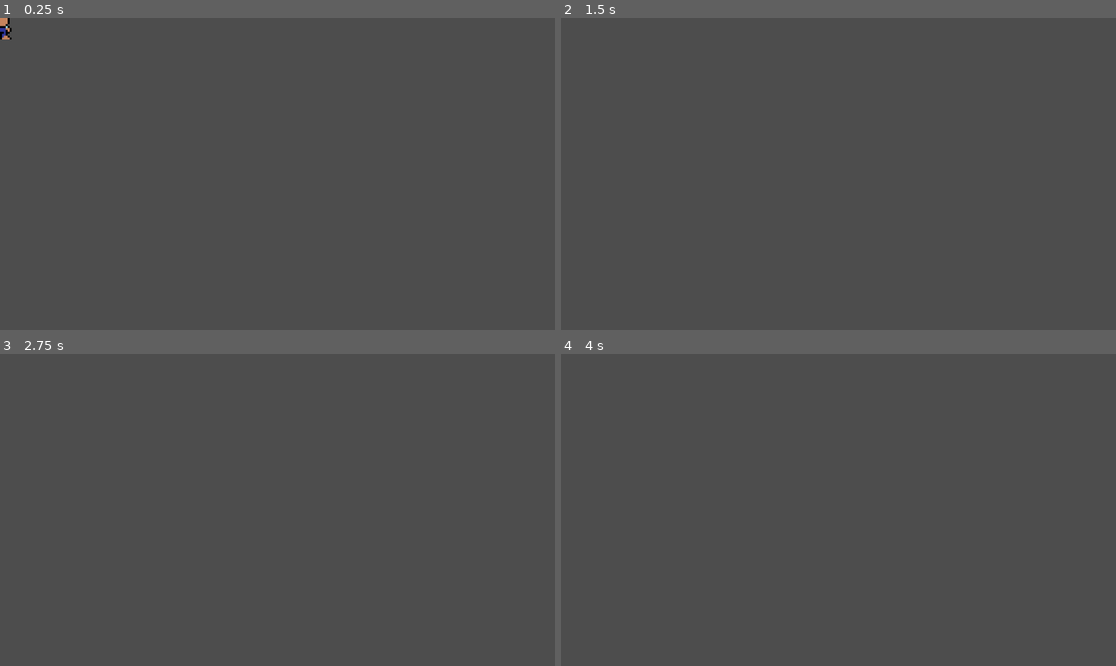
Above: before the commit, frames 1-4 (two rows, left to right).
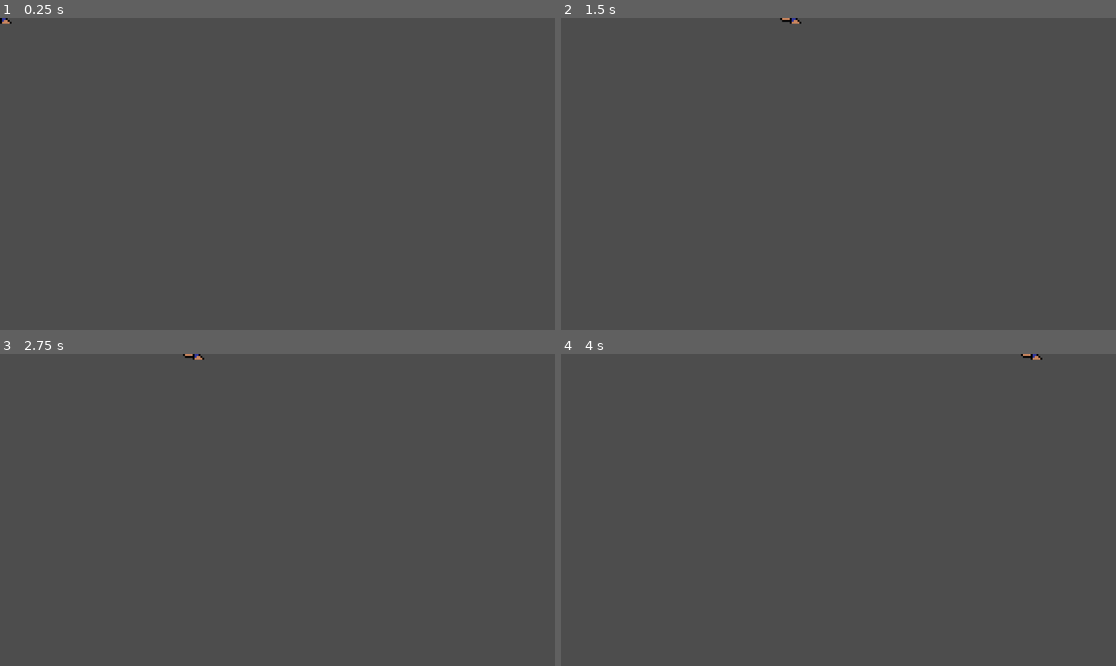
Above: after the commit, the same moments.

Repository: BismuthLm/farmageddon
Game: Godot game, scene res://Scenes/Entities/Character/character.tscn
Two runs of this game, one before a commit and one after it. Both use one fixed random seed, a clock stepped at 60 frames per second and the inputs below. Before the commit the project has no main scene; this scene is started directly in both runs.
Inputs:
- Up to frame 1 (0.25 s): no input
- Up to frame 2 (1.5 s): tap Enter (ui_accept) at 0.5, 0.6, 0.77, 1.07, 1.35 s; hold D (right) from 0.53 s (still down)
- Up to frame 3 (2.75 s): tap Enter (ui_accept) at 1.52, 1.82, 2.1 s; release D (right) at 2.03 s; hold A (left) from 2.03 s (still down)
- Up to frame 4 (4 s): release A (left) at 2.78 s; hold D (right) from 2.78 s (still down); tap Enter (ui_accept) at 2.85, 3.02, 3.32, 3.6, 3.77 s

The runs differ from the first frame. In frame 1, 0.1% of the frame differs, in the area x 0-3%, y 0-7%; in frame 2, less than 0.1%; in frame 3, less than 0.1%; in frame 4, less than 0.1%.

Commit message:
code movement

Diff:
--- a/game/Globals.gd
+++ /dev/null
@@ -1,4 +0,0 @@
-extends Node
-
-
-var player_pos
--- a/game/Scenes/Entities/Character/character.gd
+++ b/game/Scenes/Entities/Character/character.gd
@@ -1,28 +1,13 @@
 extends CharacterBody2D
 
 
-const SPEED = 300.0
-const JUMP_VELOCITY = -400.0
+@export var max_speed: int = 500
+var speed: int = max_speed
 
-# Get the gravity from the project settings to be synced with RigidBody nodes.
-var gravity = ProjectSettings.get_setting("physics/2d/default_gravity")
+func _process(_delta):
 
-
-func _physics_process(delta):
-	# Add the gravity.
-	if not is_on_floor():
-		velocity.y += gravity * delta
-
-	# Handle jump.
-	if Input.is_action_just_pressed("ui_accept") and is_on_floor():
-		velocity.y = JUMP_VELOCITY
-
-	# Get the input direction and handle the movement/deceleration.
-	# As good practice, you should replace UI actions with custom gameplay actions.
-	var direction = Input.get_axis("ui_left", "ui_right")
-	if direction:
-		velocity.x = direction * SPEED
-	else:
-		velocity.x = move_toward(velocity.x, 0, SPEED)
-
+	# input
+	var direction = Input.get_vector("left", "right", "up", "down")
+	velocity = direction * speed
 	move_and_slide()
+	Globals.player_pos = global_position
--- a/game/Scenes/Globals/Globals.gd
+++ b/game/Scenes/Globals/Globals.gd
@@ -1,11 +1,4 @@
 extends Node
 
 
-# Called when the node enters the scene tree for the first time.
-func _ready():
-	pass # Replace with function body.
-
-
-# Called every frame. 'delta' is the elapsed time since the previous frame.
-func _process(delta):
-	pass
+var player_pos
--- a/game/project.godot
+++ b/game/project.godot
@@ -11,9 +11,13 @@
 [application]
 
 config/name="Farmageddon"
-run/main_scene="res://Character/character.tscn"
+run/main_scene="res://Scenes/Entities/Character/character.tscn"
 config/features=PackedStringArray("4.2", "Forward Plus")
 config/icon="res://icon.svg"
+
+[autoload]
+
+Globals="*res://Scenes/Globals/Globals.gd"
 
 [dotnet]
 
